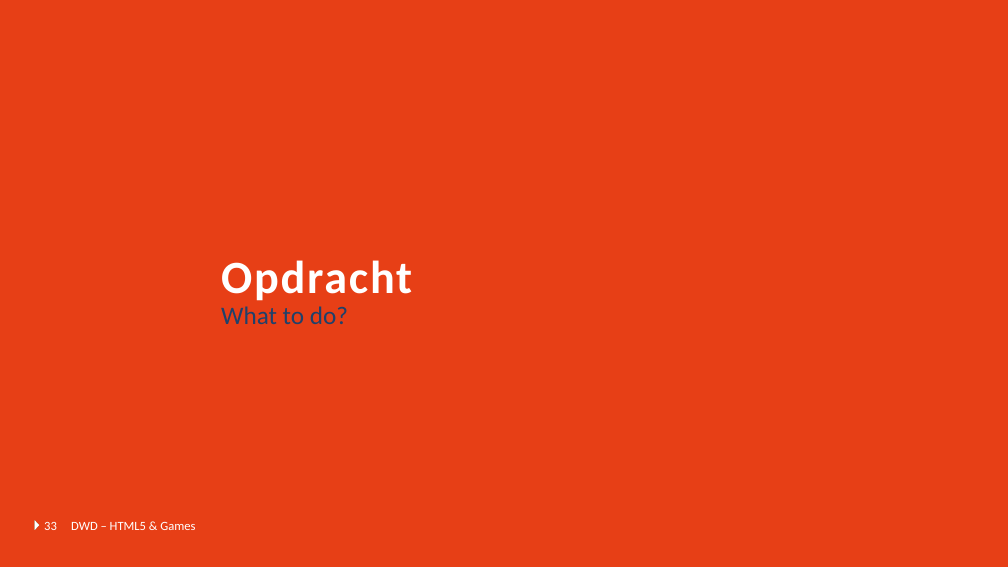
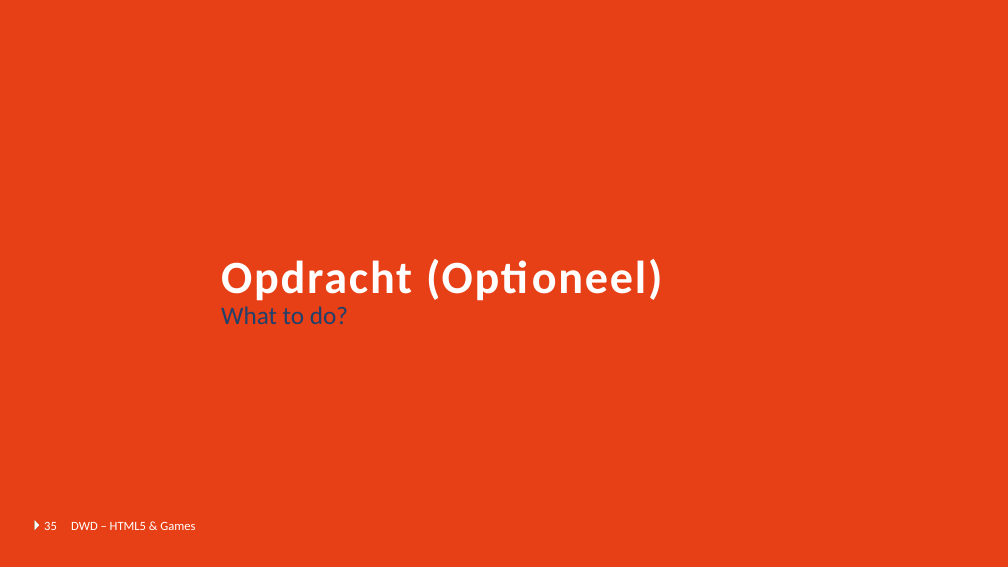
Before and after one commit to DmitriyVdE/Odisee_Bru_Dyn_Web_Dev_Opdracht, a slide deck: slide 35 of DWD - Javascript Games - Theorie.pptx (slide 33 before the commit). Drawn at 1008x567 pixels with LibreOffice and Linux fonts; fonts in the diff are those of the drawing; background and template pictures are left out. Boxes give left, top, right and bottom in pixels: in the first picture for what was removed or moved away, otherwise in the second. Text is boxed around its words. In the diff, an @@ line names an element or a change of style, - is before the commit and + after.

```diff
--- a/DWD - Javascript Games - Theorie.pptx
+++ b/DWD - Javascript Games - Theorie.pptx
@@ title at [221, 259, 662, 301]: text changed @@
-Opdracht
+Opdracht (Optioneel)
@@ page number at [44, 522, 57, 530]: text changed @@
-33
+35
```
Also in this commit, not shown: 2 other slides changed, 1 slide added, 6 slides removed, 17 other files.
